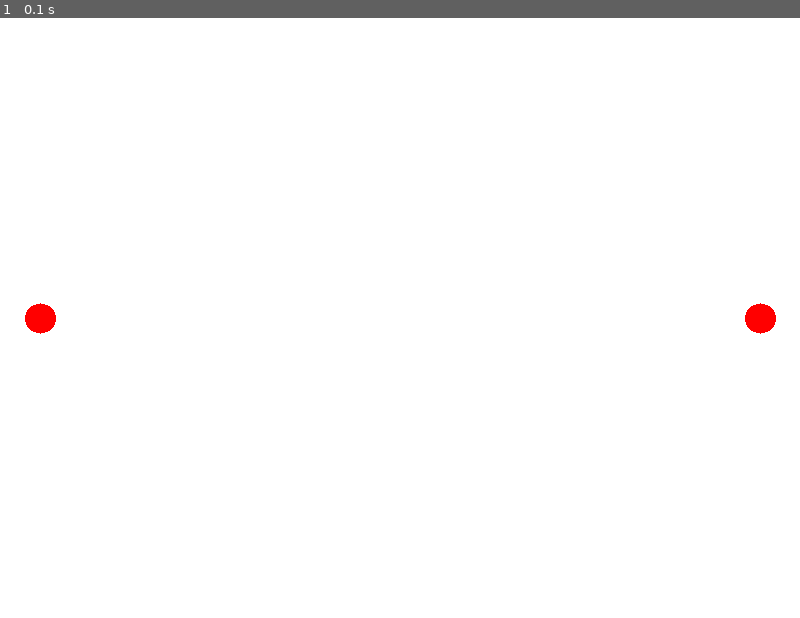
Above: before the commit, frame 1.
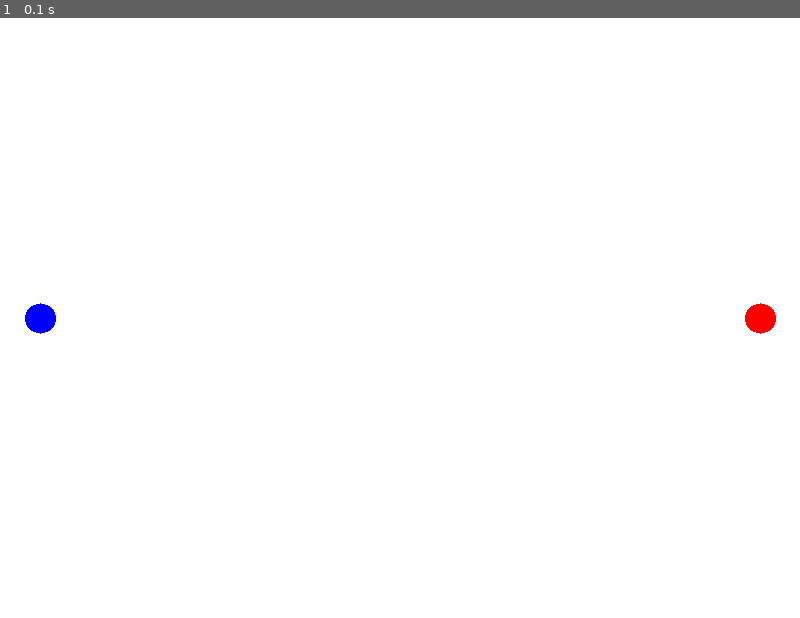
Above: after the commit, the same moment.

Repository: robsonsilv4/fup
Game: pygame game, started from codigo.py
Two runs of this game, one before a commit and one after it. Both use one fixed random seed, a clock stepped at 60 frames per second and the inputs below.
Inputs:
- Up to frame 1 (0.1 s): no input

The runs differ from the first frame. In frame 1, 0.2% of the frame differs, in the area x 3-7%, y 47-53%.

Commit message:
Corrigido a utilização do gfxdraw

Diff:
--- a/codigo.py
+++ b/codigo.py
@@ -1,4 +1,5 @@
 import pygame
+import pygame.gfxdraw
 
 # Inicialização do Pygame
 pygame.init()
@@ -43,7 +44,7 @@
             pygame.quit()
 
     tela.fill(branco)
-    desenha_personagem(jogador1, vermelho)
+    desenha_personagem(jogador1, azul)
     desenha_personagem(jogador2, vermelho)
     pygame.display.update()
     fps.tick(30)
